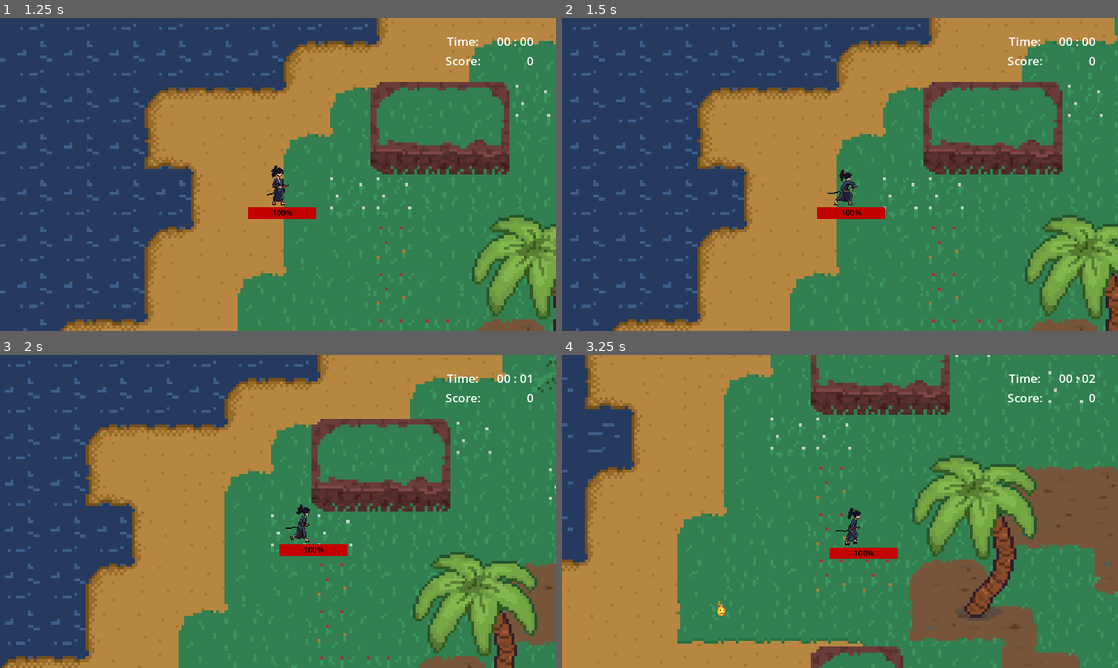
Above: before the commit, frames 1-4 (two rows, left to right).
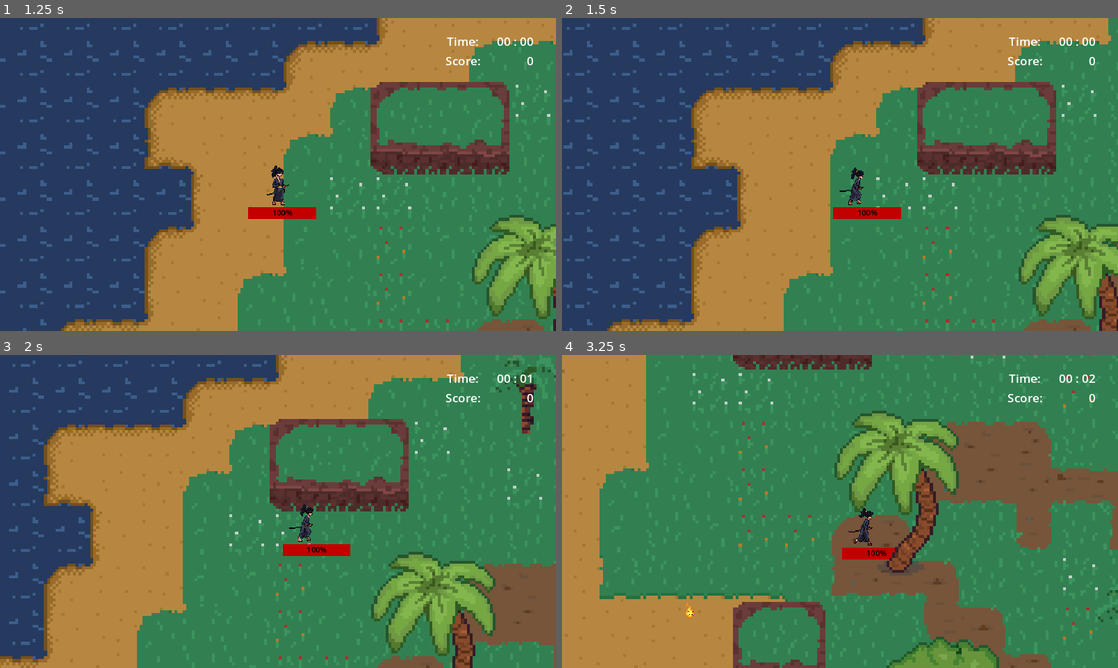
Above: after the commit, the same moments.

Repository: Maibo1608/Interaktive-Systeme
Game: Godot game, scene res://Scenes/main_menu.tscn
Two runs of this game, one before a commit and one after it. Both use one fixed random seed, a clock stepped at 60 frames per second and the inputs below.
Inputs:
- Up to frame 1 (1.25 s): click "Start" at 0.5 s
- Up to frame 2 (1.5 s): hold D (right) from 1.28 s (still down); tap Space (attack) at 1.35 s
- Up to frame 3 (2 s): keep holding D (right)
- Up to frame 4 (3.25 s): release D (right) at 2.03 s; hold S (down) 2.03-2.78 s; tap Space (attack) at 2.1, 2.85 s; hold D (right) from 2.78 s (still down)

Frame 1 is identical in both runs. In frame 2, 13% of the frame differs, in the area x 0-100%, y 0-100%; in frame 3, 30%; in frame 4, 48%.

Commit message:
Attack1

Diff:
--- a/Scenes/player.tscn
+++ b/Scenes/player.tscn
@@ -1,9 +1,14 @@
-[gd_scene load_steps=30 format=3 uid="uid://ch2ty1ue7e3sj"]
+[gd_scene load_steps=39 format=3 uid="uid://ch2ty1ue7e3sj"]
 
 [ext_resource type="Script" path="res://Scripts/player.gd" id="1_jfwkt"]
 [ext_resource type="Texture2D" uid="uid://ckwy25wh4j5u2" path="res://Textures/Samurai/Idle.png" id="2_64nu8"]
 [ext_resource type="Texture2D" uid="uid://d3402dpcwovbs" path="res://Textures/Samurai/Attack_1.png" id="2_p84xu"]
 [ext_resource type="Texture2D" uid="uid://cmakelkbqfjmn" path="res://Textures/Samurai/Run.png" id="3_audvp"]
+[ext_resource type="Texture2D" uid="uid://nkqkgk3qubn7" path="res://Textures/attacks/SP301_nyknck/SP301_01.png" id="6_bko6b"]
+[ext_resource type="Texture2D" uid="uid://bvuwbrbvj0o72" path="res://Textures/attacks/SP301_nyknck/SP301_02.png" id="7_v44rb"]
+[ext_resource type="Texture2D" uid="uid://cqipsivrlmwe0" path="res://Textures/attacks/SP301_nyknck/SP301_03.png" id="8_a3jvg"]
+[ext_resource type="Texture2D" uid="uid://knuhvu5ges4j" path="res://Textures/attacks/SP301_nyknck/SP301_04.png" id="9_3acoq"]
+[ext_resource type="Texture2D" uid="uid://78f8qw0ibifa" path="res://Textures/attacks/SP301_nyknck/SP301_05.png" id="10_sjxgx"]
 
 [sub_resource type="AtlasTexture" id="AtlasTexture_86dnr"]
 atlas = ExtResource("2_64nu8")
@@ -163,9 +168,6 @@
 "speed": 25.0
 }]
 
-[sub_resource type="RectangleShape2D" id="RectangleShape2D_lduj2"]
-size = Vector2(52, 22)
-
 [sub_resource type="RectangleShape2D" id="RectangleShape2D_vuybb"]
 size = Vector2(30, 57)
 
@@ -174,6 +176,165 @@
 
 [sub_resource type="StyleBoxFlat" id="StyleBoxFlat_e6rld"]
 bg_color = Color(0.760784, 0, 0, 1)
+
+[sub_resource type="Animation" id="Animation_b8d8a"]
+length = 0.001
+tracks/0/type = "value"
+tracks/0/imported = false
+tracks/0/enabled = true
+tracks/0/path = NodePath("attack1/animation:frame")
+tracks/0/interp = 1
+tracks/0/loop_wrap = true
+tracks/0/keys = {
+"times": PackedFloat32Array(0),
+"transitions": PackedFloat32Array(1),
+"update": 1,
+"values": [0]
+}
+tracks/1/type = "value"
+tracks/1/imported = false
+tracks/1/enabled = true
+tracks/1/path = NodePath("attack1:visible")
+tracks/1/interp = 1
+tracks/1/loop_wrap = true
+tracks/1/keys = {
+"times": PackedFloat32Array(0),
+"transitions": PackedFloat32Array(1),
+"update": 1,
+"values": [false]
+}
+tracks/2/type = "value"
+tracks/2/imported = false
+tracks/2/enabled = true
+tracks/2/path = NodePath("attack1:scale")
+tracks/2/interp = 1
+tracks/2/loop_wrap = true
+tracks/2/keys = {
+"times": PackedFloat32Array(0),
+"transitions": PackedFloat32Array(1),
+"update": 0,
+"values": [Vector2(1, 1)]
+}
+tracks/3/type = "value"
+tracks/3/imported = false
+tracks/3/enabled = true
+tracks/3/path = NodePath("attack1/melee_attack1:monitoring")
+tracks/3/interp = 1
+tracks/3/loop_wrap = true
+tracks/3/keys = {
+"times": PackedFloat32Array(0),
+"transitions": PackedFloat32Array(1),
+"update": 1,
+"values": [false]
+}
+tracks/4/type = "value"
+tracks/4/imported = false
+tracks/4/enabled = true
+tracks/4/path = NodePath("AnimationPlayer:speed_scale")
+tracks/4/interp = 1
+tracks/4/loop_wrap = true
+tracks/4/keys = {
+"times": PackedFloat32Array(0),
+"transitions": PackedFloat32Array(1),
+"update": 0,
+"values": [1.0]
+}
+
+[sub_resource type="Animation" id="Animation_fdtxm"]
+resource_name = "attack1"
+length = 1.2
+tracks/0/type = "value"
+tracks/0/imported = false
+tracks/0/enabled = true
+tracks/0/path = NodePath("attack1/animation:frame")
+tracks/0/interp = 2
+tracks/0/loop_wrap = true
+tracks/0/keys = {
+"times": PackedFloat32Array(0, 0.1, 0.2, 0.3, 0.4, 0.7, 0.8, 0.9, 1, 1.1),
+"transitions": PackedFloat32Array(1, 1, 1, 1, 1, 1, 1, 1, 1, 1),
+"update": 1,
+"values": [0, 1, 2, 3, 4, 0, 1, 2, 3, 4]
+}
+tracks/1/type = "value"
+tracks/1/imported = false
+tracks/1/enabled = true
+tracks/1/path = NodePath("attack1:visible")
+tracks/1/interp = 1
+tracks/1/loop_wrap = true
+tracks/1/keys = {
+"times": PackedFloat32Array(0, 0.5, 0.7, 1.2),
+"transitions": PackedFloat32Array(1, 1, 1, 1),
+"update": 1,
+"values": [true, false, true, false]
+}
+tracks/2/type = "value"
+tracks/2/imported = false
+tracks/2/enabled = true
+tracks/2/path = NodePath("attack1:scale")
+tracks/2/interp = 1
+tracks/2/loop_wrap = true
+tracks/2/keys = {
+"times": PackedFloat32Array(0, 0.5),
+"transitions": PackedFloat32Array(1, 1),
+"update": 1,
+"values": [Vector2(1, 1), Vector2(-1, 1)]
+}
+tracks/3/type = "value"
+tracks/3/imported = false
+tracks/3/enabled = true
+tracks/3/path = NodePath("attack1/melee_attack1:monitoring")
+tracks/3/interp = 1
+tracks/3/loop_wrap = true
+tracks/3/keys = {
+"times": PackedFloat32Array(0, 0.5, 0.7, 1.2),
+"transitions": PackedFloat32Array(1, 1, 1, 1),
+"update": 1,
+"values": [true, false, true, false]
+}
+tracks/4/type = "value"
+tracks/4/imported = false
+tracks/4/enabled = true
+tracks/4/path = NodePath("AnimationPlayer:speed_scale")
+tracks/4/interp = 1
+tracks/4/loop_wrap = true
+tracks/4/keys = {
+"times": PackedFloat32Array(0),
+"transitions": PackedFloat32Array(1),
+"update": 0,
+"values": [2.0]
+}
+
+[sub_resource type="AnimationLibrary" id="AnimationLibrary_13gsp"]
+_data = {
+"RESET": SubResource("Animation_b8d8a"),
+"attack1": SubResource("Animation_fdtxm")
+}
+
+[sub_resource type="SpriteFrames" id="SpriteFrames_k7bh6"]
+animations = [{
+"frames": [{
+"duration": 1.0,
+"texture": ExtResource("6_bko6b")
+}, {
+"duration": 1.0,
+"texture": ExtResource("7_v44rb")
+}, {
+"duration": 1.0,
+"texture": ExtResource("8_a3jvg")
+}, {
+"duration": 1.0,
+"texture": ExtResource("9_3acoq")
+}, {
+"duration": 1.0,
+"texture": ExtResource("10_sjxgx")
+}],
+"loop": false,
+"name": &"attack",
+"speed": 9.0
+}]
+
+[sub_resource type="RectangleShape2D" id="RectangleShape2D_lduj2"]
+size = Vector2(109, 45)
 
 [node name="Player" type="CharacterBody2D"]
 collision_layer = 8
@@ -185,16 +346,6 @@
 animation = &"melee_attack1"
 frame = 5
 frame_progress = 1.0
-
-[node name="melee_attack1" type="Area2D" parent="visuals"]
-position = Vector2(0, 24)
-collision_layer = 0
-collision_mask = 2
-monitoring = false
-
-[node name="CollisionShape2D" type="CollisionShape2D" parent="visuals/melee_attack1"]
-position = Vector2(39, 0)
-shape = SubResource("RectangleShape2D_lduj2")
 
 [node name="collider" type="CollisionShape2D" parent="."]
 position = Vector2(2, 35.5)
@@ -221,6 +372,36 @@
 [node name="Camera2D" type="Camera2D" parent="."]
 position_smoothing_enabled = true
 
+[node name="AnimationPlayer" type="AnimationPlayer" parent="."]
+libraries = {
+"": SubResource("AnimationLibrary_13gsp")
+}
+
+[node name="attack1" type="Node2D" parent="."]
+visible = false
+
+[node name="animation" type="AnimatedSprite2D" parent="attack1"]
+position = Vector2(76, 33)
+scale = Vector2(2.02522, 1.48824)
+sprite_frames = SubResource("SpriteFrames_k7bh6")
+animation = &"attack"
+flip_h = true
+
+[node name="reload" type="Timer" parent="attack1"]
+wait_time = 2.0
+autostart = true
+
+[node name="melee_attack1" type="Area2D" parent="attack1"]
+position = Vector2(0, 24)
+collision_layer = 0
+collision_mask = 2
+monitoring = false
+
+[node name="CollisionShape2D" type="CollisionShape2D" parent="attack1/melee_attack1"]
+position = Vector2(75.5, 7.5)
+shape = SubResource("RectangleShape2D_lduj2")
+
 [connection signal="animation_finished" from="visuals" to="." method="_on_visuals_animation_finished"]
-[connection signal="body_entered" from="visuals/melee_attack1" to="." method="_on_melee_attack_1_body_entered"]
 [connection signal="body_entered" from="hitbox" to="." method="_on_area_2d_body_entered"]
+[connection signal="timeout" from="attack1/reload" to="." method="attack1"]
+[connection signal="body_entered" from="attack1/melee_attack1" to="." method="_on_melee_attack_1_body_entered"]
--- a/Scripts/player.gd
+++ b/Scripts/player.gd
@@ -4,7 +4,7 @@
 
 @onready var visuals = $visuals
 @onready var healthbar = $Healthbar
-@onready var melee_attack_1 = $visuals/melee_attack1
+@onready var animation_player = $AnimationPlayer
 
 
 
@@ -14,7 +14,6 @@
 
 @export var speed = 400
 
-var is_attacking := false
 
 func _ready():
 	healthbar.max_value = MAX_HEALTH
@@ -25,36 +24,27 @@
 
 func _physics_process(delta):
 	var velocity = Vector2.ZERO
-	if not is_attacking:
-		if Input.is_action_pressed("left"):
-			velocity.x -= 1
-		if Input.is_action_pressed("right"):
-			velocity.x += 1
-		if Input.is_action_pressed("up"):
-			velocity.y -= 1
-		if Input.is_action_pressed("down"):
-			velocity.y += 1
-		if velocity.length() > 0:
-			velocity = velocity.normalized() * speed
-			visuals.play("Run")
+	if Input.is_action_pressed("left"):
+		velocity.x -= 1
+	if Input.is_action_pressed("right"):
+		velocity.x += 1
+	if Input.is_action_pressed("up"):
+		velocity.y -= 1
+	if Input.is_action_pressed("down"):
+		velocity.y += 1
+	if velocity.length() > 0:
+		velocity = velocity.normalized() * speed
+		visuals.play("Run")
 
-		else:
-			visuals.play("Idle")
-		position += velocity * delta
+	else:
+		visuals.play("Idle")
+	position += velocity * delta
 	move_and_slide()
 	if velocity.x != 0:
 		visuals.flip_v = false
 	# See the note below about boolean assignment.
 		visuals.flip_h = velocity.x < 0
-		if velocity.x < 0:
-			melee_attack_1.rotation_degrees = 180
-		else:
-			melee_attack_1.rotation_degrees = 0
-	if Input.is_action_just_pressed("attack"):
-		print("attack")
-		is_attacking = true
-		melee_attack_1.monitoring = true
-		visuals.play("melee_attack1")
+
 
 
 
@@ -73,11 +63,12 @@
 
 
 
-func _on_visuals_animation_finished():
-	if is_attacking:
-		is_attacking = false
-		melee_attack_1.monitoring = false
 
 
 func _on_melee_attack_1_body_entered(body):
 	body.take_damage(1)
+	print("hit")
+
+
+func attack1():
+	animation_player.play("attack1")
Binary file added: Textures/attacks/FE1001/FE1001_01.png
Not shown, added: Textures/attacks/FE1001/FE1001_01.png.import
Binary file added: Textures/attacks/FE1001/FE1001_02.png
Not shown, added: Textures/attacks/FE1001/FE1001_02.png.import
Binary file added: Textures/attacks/FE1001/FE1001_03.png
Not shown, added: Textures/attacks/FE1001/FE1001_03.png.import
Binary file added: Textures/attacks/FE1001/FE1001_04.png
Not shown, added: Textures/attacks/FE1001/FE1001_04.png.import
Binary file added: Textures/attacks/FE1002/FE1002_01.png
Not shown, added: Textures/attacks/FE1002/FE1002_01.png.import
Binary file added: Textures/attacks/FE1002/FE1002_02.png
Not shown, added: Textures/attacks/FE1002/FE1002_02.png.import
(and 168 more such lines)
